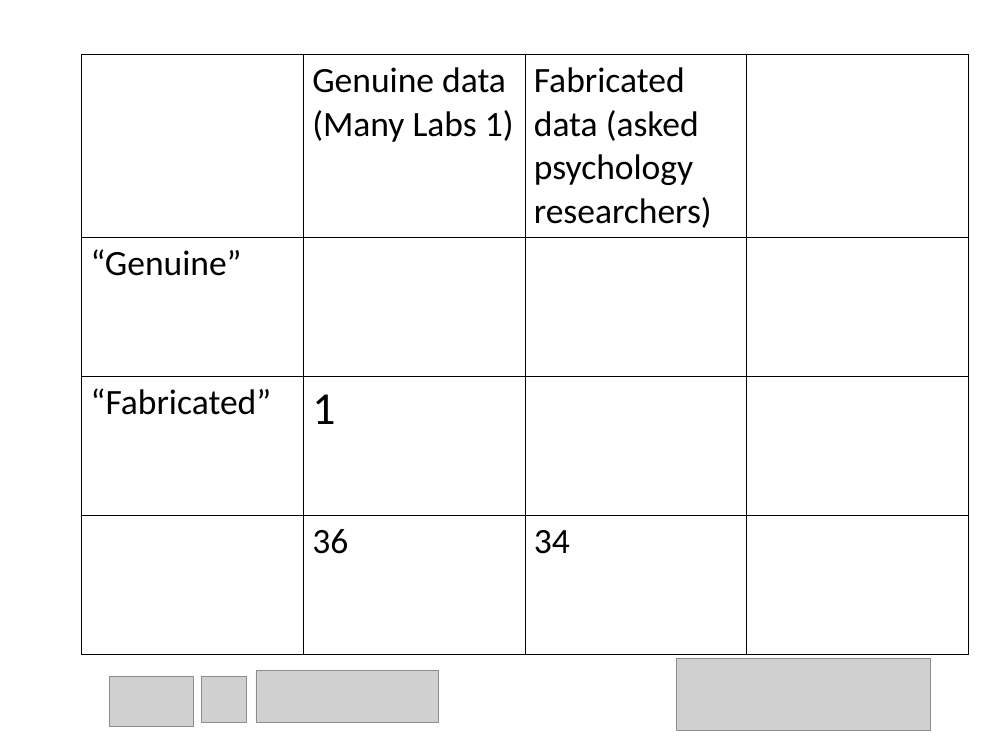
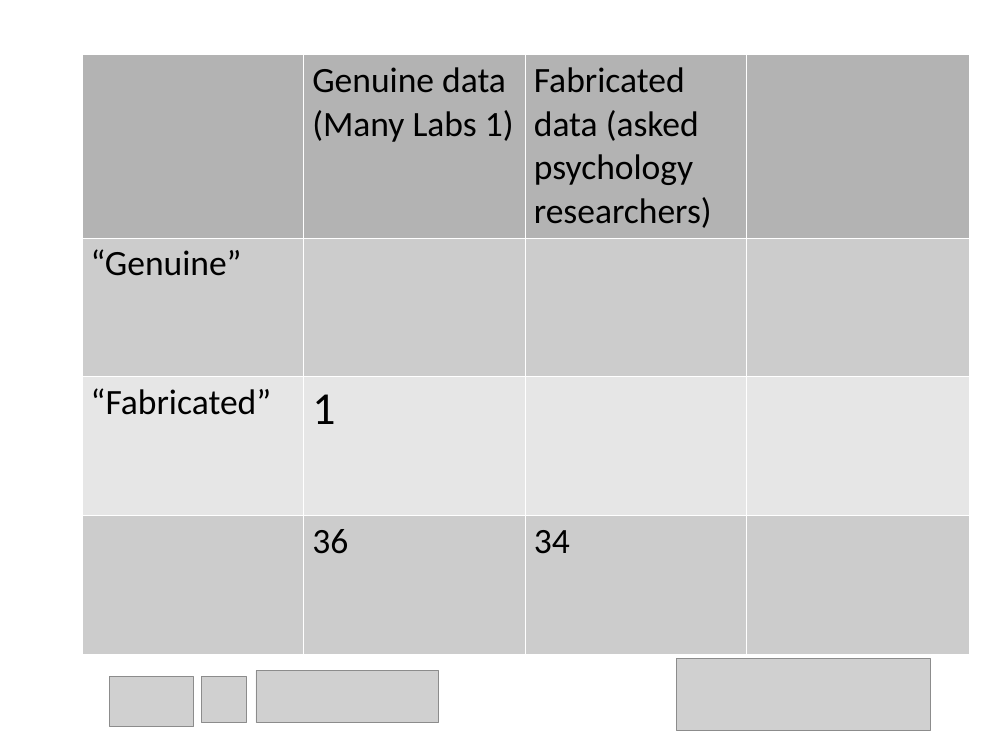
Before and after one commit to chartgerink/talks, a slide deck: slide 29 of 2015_2016/20160529 aps/how_to_detect_data_fab.odp. Drawn at 1008x756 pixels with LibreOffice and Linux fonts; fonts in the diff are those of the drawing; grey boxes stand for pictures. Boxes give left, top, right and bottom in pixels: in the first picture for what was removed or moved away, otherwise in the second. Text is boxed around its words. In the diff, an @@ line names an element or a change of style, - is before the commit and + after.

```diff
--- a/2015_2016/20160529 aps/how_to_detect_data_fab.odp
+++ b/2015_2016/20160529 aps/how_to_detect_data_fab.odp
@@ table at box(81, 54, 968, 654) @@
@@ fill none to #B3B3B3 in 2 cells @@
@@ fill none to #CCCCCC in 3 cells @@
@@ fill none to #E6E6E6 in 2 cells @@
@@ borders changed @@
```
Also in this commit, not shown: 16 other slides changed, 3 slides added, 3 slides removed, 1 other file.
